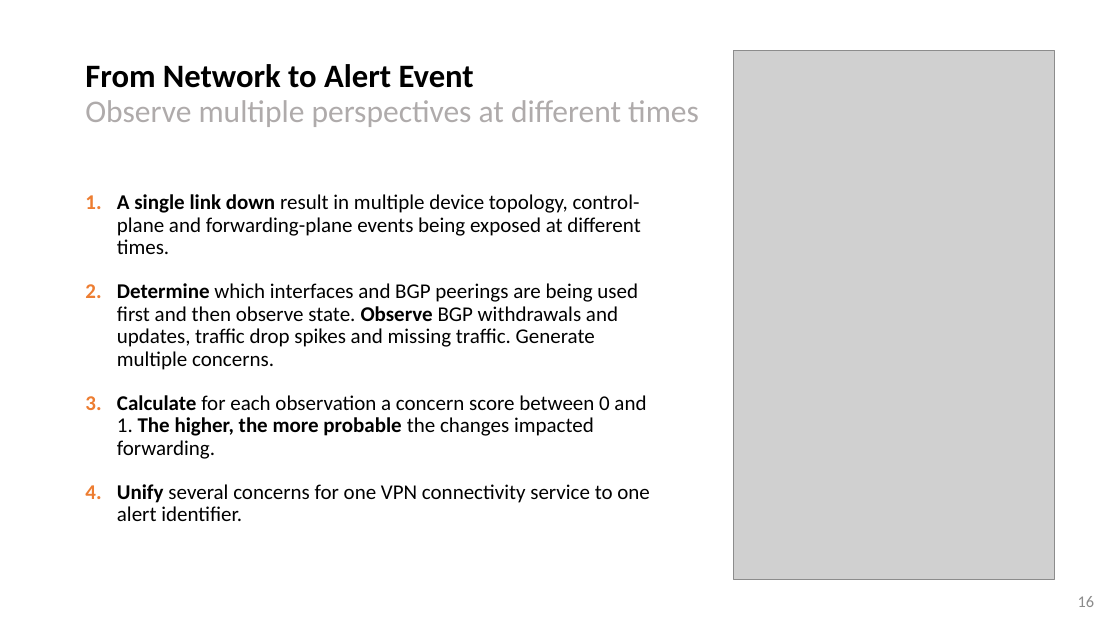
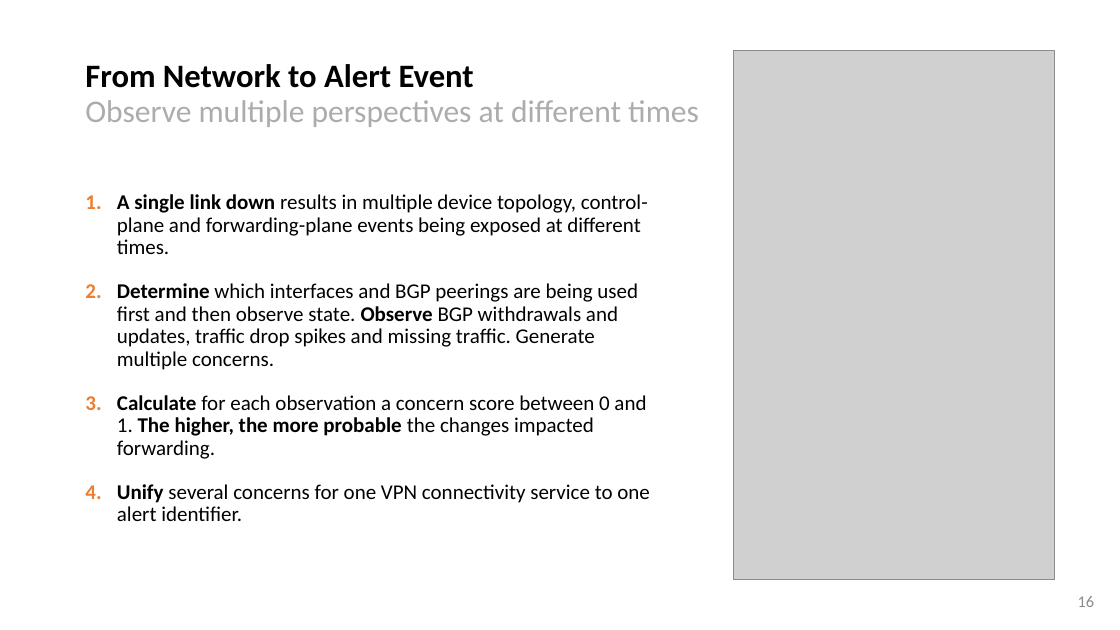
Before and after one commit to network-analytics/draft-ietf-netconf-yang-notifications-versioning, a slide deck: slide 16 of ietf116-netconf-yang-push-data-mesh-integration.pptx. Drawn at 1120x630 pixels with LibreOffice and Linux fonts; fonts in the diff are those of the drawing; grey boxes stand for pictures. Boxes give left, top, right and bottom in pixels: in the first picture for what was removed or moved away, otherwise in the second. Text is boxed around its words. In the diff, an @@ line names an element or a change of style, - is before the commit and + after.

```diff
--- a/ietf116-netconf-yang-push-data-mesh-integration.pptx
+++ b/ietf116-netconf-yang-push-data-mesh-integration.pptx
@@ text at <box>117,194,648,254</box>: text changed @@
-1. A single link down result in multiple device topology, control-plane and forwarding-plane events being exposed at different times.
+1. A single link down results in multiple device topology, control-plane and forwarding-plane events being exposed at different times.
```
Also in this commit, not shown: 3 other files.
